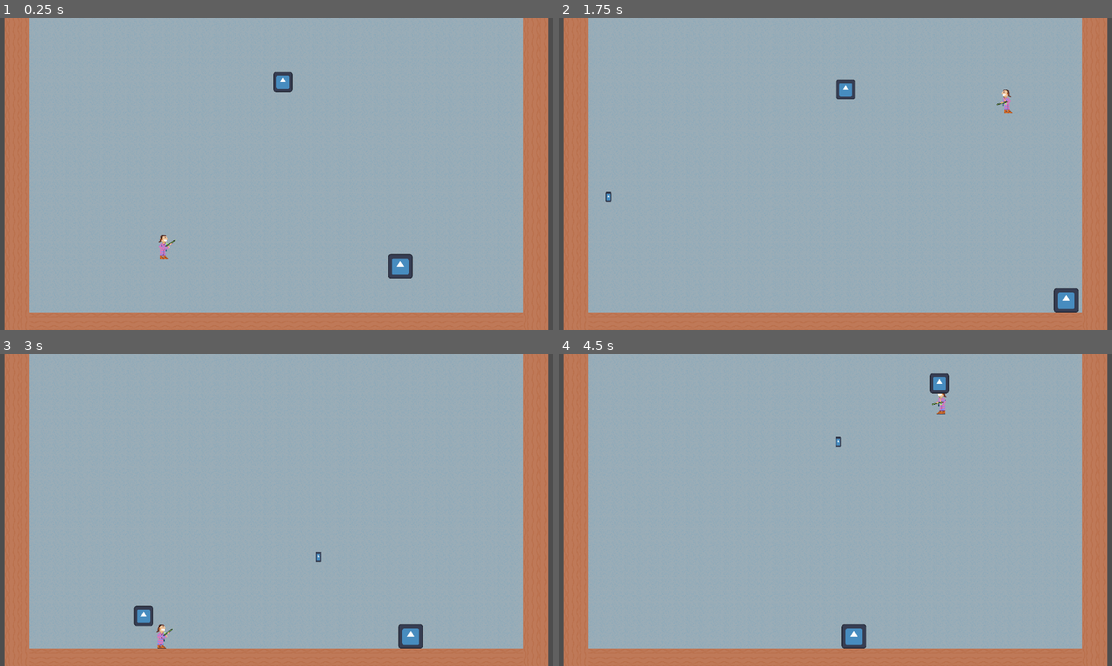
Above: before the commit, frames 1-4 (two rows, left to right).
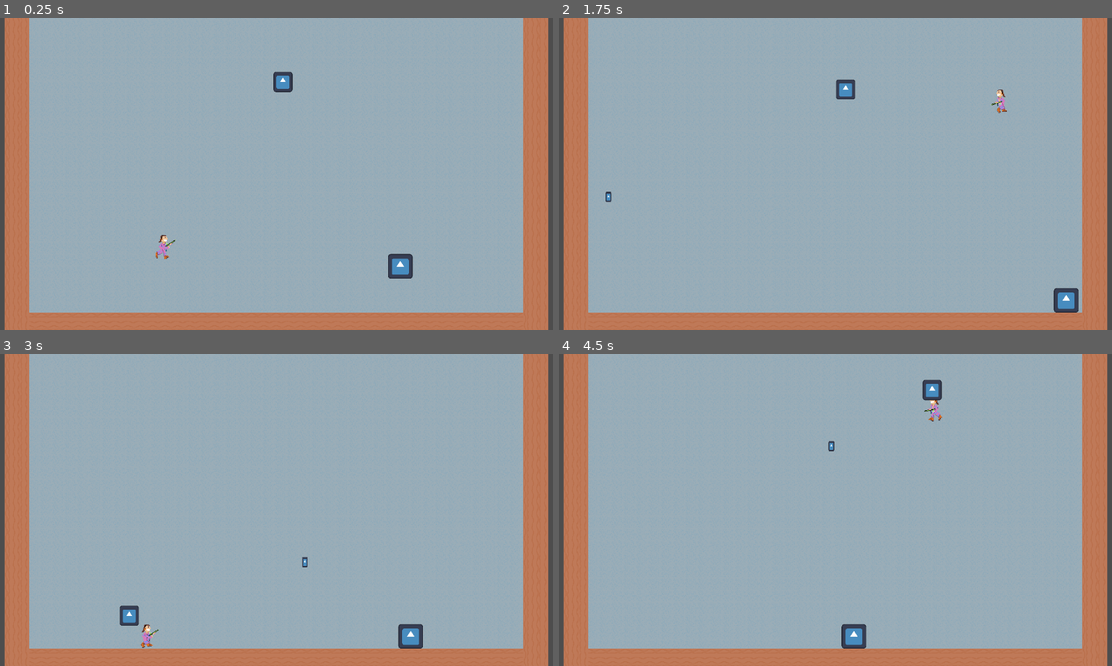
Above: after the commit, the same moments.

Repository: deruitda/ludum-dare-56
Game: Godot game, scene res://andrew_scene.tscn
Same seed, same stepped clock (60 frames per second), same inputs: the game is played once before the commit and once after it. The engine's default icon, where the game draws it, is replaced by a stand-in: a white triangle on a blue panel in a dark square.
Inputs (mouse positions are in pixels of both pictures, inside the frame that each line leads up to):
- Up to frame 1 (0.25 s): no input
- Up to frame 2 (1.75 s): move the mouse to (957, 158) at 0.52 s; hold D (move_right) from 0.53 s (still down); tap Space (jump) at 0.6, 0.77, 1.07, 1.52, 1.55 s; move the mouse to (724, 189) at 1.27 s; click (724, 189) at 1.35 s
- Up to frame 3 (3 s): tap Space (jump) at 1.82, 2.1 s; move the mouse to (331, 441) at 2.02 s; release D (move_right) at 2.03 s; hold A (move_left) 2.03-2.78 s; move the mouse to (248, 572) at 2.77 s; hold D (move_right) from 2.78 s (still down); click (248, 572) at 2.85 s
- Up to frame 4 (4.5 s): tap Space (jump) at 3.02, 3.05, 3.32, 3.6, 3.77, 4.07 s; move the mouse to (1001, 556) at 3.52 s; move the mouse to (669, 463) at 4.27 s; release D (move_right) at 4.28 s; hold A (move_left) from 4.28 s (still down); click (669, 463) at 4.35 s

The runs differ from the first frame. In frame 1, less than 0.1% of the frame differs, in the area x 28-31%, y 74-78%; in frame 2, 0.2%; in frame 3, 0.7%, in the area x 21-59%, y 63-95%; in frame 4, 0.6%.

Commit message:
fixing player

Diff:
--- a/scenes/player/player.gd
+++ b/scenes/player/player.gd
@@ -30,9 +30,12 @@
 		PlayerManager.remove_current_player()
 		queue_free()
 
-	if is_running:
+	if is_running and lower_body_sprite.animation != "running":
+		print("is running")
 		lower_body_sprite.play("running")
-	else:
+	elif is_idle and lower_body_sprite.animation != "idle":
+		print("is idle")
+
 		lower_body_sprite.play("idle")
 	pass
 
@@ -56,23 +59,24 @@
 
 	if not is_on_floor():
 		velocity_component.apply_gravity(delta)
+
 	if is_wall_jumping:
 		var wall_jumping_direction = Vector2.LEFT
 		if get_wall_normal().x > 0:
 			wall_jumping_direction = Vector2.RIGHT
 		velocity_component.apply_wall_jump(wall_jumping_direction)
-	if is_floor_jumping:
+	elif is_floor_jumping:
 		#is floor jumping
 		velocity_component.apply_floor_jump()
-	if is_wall_sliding:
+	elif is_wall_sliding:
 		#is wall sliding
 		velocity_component.apply_wall_slide()
-	if is_running:
+	elif is_running:
 		velocity_component.apply_run(left_right_input)
-	if is_in_air:
+	elif is_in_air:
 		velocity_component.apply_in_air_movement(direction_input, delta)
 
-	if is_idle:
+	elif is_idle:
 		velocity_component.apply_idle(delta)
 
 	velocity_component.do_character_move(self)
--- a/scenes/player/player.tscn
+++ b/scenes/player/player.tscn
@@ -8,6 +8,7 @@
 [ext_resource type="Script" path="res://scenes/gun/gun_pivot.gd" id="4_tvvnj"]
 [ext_resource type="Texture2D" uid="uid://b1kk41ddlbhgu" path="res://assets/sprites/rex/rex-upper-idle.png" id="7_3q747"]
 [ext_resource type="Script" path="res://scenes/entity_composition/hurt_box.gd" id="7_6ogm0"]
+[ext_resource type="Texture2D" uid="uid://cbfvo400gwdl4" path="res://assets/sprites/rex/rex-lower-run.png" id="7_p20d2"]
 [ext_resource type="Texture2D" uid="uid://brvnyb15boofo" path="res://assets/sprites/rex/rex-lower-idle.png" id="8_7mji7"]
 
 [sub_resource type="RectangleShape2D" id="RectangleShape2D_jr7co"]
@@ -61,11 +62,6 @@
 "loop": true,
 "name": &"idle",
 "speed": 5.0
-}, {
-"frames": [],
-"loop": true,
-"name": &"running",
-"speed": 5.0
 }]
 
 [sub_resource type="AtlasTexture" id="AtlasTexture_812st"]
@@ -91,6 +87,134 @@
 [sub_resource type="AtlasTexture" id="AtlasTexture_ehl2h"]
 atlas = ExtResource("8_7mji7")
 region = Rect2(320, 0, 64, 64)
+
+[sub_resource type="AtlasTexture" id="AtlasTexture_sm1xg"]
+atlas = ExtResource("7_p20d2")
+region = Rect2(0, 0, 64, 64)
+
+[sub_resource type="AtlasTexture" id="AtlasTexture_mvaic"]
+atlas = ExtResource("7_p20d2")
+region = Rect2(64, 0, 64, 64)
+
+[sub_resource type="AtlasTexture" id="AtlasTexture_ttcdm"]
+atlas = ExtResource("7_p20d2")
+region = Rect2(128, 0, 64, 64)
+
+[sub_resource type="AtlasTexture" id="AtlasTexture_5k77r"]
+atlas = ExtResource("7_p20d2")
+region = Rect2(192, 0, 64, 64)
+
+[sub_resource type="AtlasTexture" id="AtlasTexture_vpsro"]
+atlas = ExtResource("7_p20d2")
+region = Rect2(256, 0, 64, 64)
+
+[sub_resource type="AtlasTexture" id="AtlasTexture_ic63f"]
+atlas = ExtResource("7_p20d2")
+region = Rect2(320, 0, 64, 64)
+
+[sub_resource type="AtlasTexture" id="AtlasTexture_sx8lf"]
+atlas = ExtResource("7_p20d2")
+region = Rect2(384, 0, 64, 64)
+
+[sub_resource type="AtlasTexture" id="AtlasTexture_43qlt"]
+atlas = ExtResource("7_p20d2")
+region = Rect2(448, 0, 64, 64)
+
+[sub_resource type="AtlasTexture" id="AtlasTexture_jhb57"]
+atlas = ExtResource("7_p20d2")
+region = Rect2(512, 0, 64, 64)
+
+[sub_resource type="AtlasTexture" id="AtlasTexture_v7wbo"]
+atlas = ExtResource("7_p20d2")
+region = Rect2(576, 0, 64, 64)
+
+[sub_resource type="AtlasTexture" id="AtlasTexture_ln1d6"]
+atlas = ExtResource("7_p20d2")
+region = Rect2(640, 0, 64, 64)
+
+[sub_resource type="AtlasTexture" id="AtlasTexture_04eqq"]
+atlas = ExtResource("7_p20d2")
+region = Rect2(704, 0, 64, 64)
+
+[sub_resource type="AtlasTexture" id="AtlasTexture_ynejd"]
+atlas = ExtResource("7_p20d2")
+region = Rect2(768, 0, 64, 64)
+
+[sub_resource type="AtlasTexture" id="AtlasTexture_gka5s"]
+atlas = ExtResource("7_p20d2")
+region = Rect2(832, 0, 64, 64)
+
+[sub_resource type="AtlasTexture" id="AtlasTexture_isqr6"]
+atlas = ExtResource("7_p20d2")
+region = Rect2(896, 0, 64, 64)
+
+[sub_resource type="AtlasTexture" id="AtlasTexture_k5rh6"]
+atlas = ExtResource("7_p20d2")
+region = Rect2(960, 0, 64, 64)
+
+[sub_resource type="AtlasTexture" id="AtlasTexture_yeeei"]
+atlas = ExtResource("7_p20d2")
+region = Rect2(1024, 0, 64, 64)
+
+[sub_resource type="AtlasTexture" id="AtlasTexture_sebe2"]
+atlas = ExtResource("7_p20d2")
+region = Rect2(1088, 0, 64, 64)
+
+[sub_resource type="AtlasTexture" id="AtlasTexture_o0nc5"]
+atlas = ExtResource("7_p20d2")
+region = Rect2(1152, 0, 64, 64)
+
+[sub_resource type="AtlasTexture" id="AtlasTexture_6h4wn"]
+atlas = ExtResource("7_p20d2")
+region = Rect2(1216, 0, 64, 64)
+
+[sub_resource type="AtlasTexture" id="AtlasTexture_ju7pj"]
+atlas = ExtResource("7_p20d2")
+region = Rect2(1280, 0, 64, 64)
+
+[sub_resource type="AtlasTexture" id="AtlasTexture_b8xtc"]
+atlas = ExtResource("7_p20d2")
+region = Rect2(1344, 0, 64, 64)
+
+[sub_resource type="AtlasTexture" id="AtlasTexture_ma6pe"]
+atlas = ExtResource("7_p20d2")
+region = Rect2(1408, 0, 64, 64)
+
+[sub_resource type="AtlasTexture" id="AtlasTexture_jpdk0"]
+atlas = ExtResource("7_p20d2")
+region = Rect2(1472, 0, 64, 64)
+
+[sub_resource type="AtlasTexture" id="AtlasTexture_c7vpl"]
+atlas = ExtResource("7_p20d2")
+region = Rect2(1536, 0, 64, 64)
+
+[sub_resource type="AtlasTexture" id="AtlasTexture_of0ei"]
+atlas = ExtResource("7_p20d2")
+region = Rect2(1600, 0, 64, 64)
+
+[sub_resource type="AtlasTexture" id="AtlasTexture_wlnfw"]
+atlas = ExtResource("7_p20d2")
+region = Rect2(1664, 0, 64, 64)
+
+[sub_resource type="AtlasTexture" id="AtlasTexture_af7xt"]
+atlas = ExtResource("7_p20d2")
+region = Rect2(1728, 0, 64, 64)
+
+[sub_resource type="AtlasTexture" id="AtlasTexture_kntvy"]
+atlas = ExtResource("7_p20d2")
+region = Rect2(1792, 0, 64, 64)
+
+[sub_resource type="AtlasTexture" id="AtlasTexture_h5n3d"]
+atlas = ExtResource("7_p20d2")
+region = Rect2(1856, 0, 64, 64)
+
+[sub_resource type="AtlasTexture" id="AtlasTexture_barl1"]
+atlas = ExtResource("7_p20d2")
+region = Rect2(1920, 0, 64, 64)
+
+[sub_resource type="AtlasTexture" id="AtlasTexture_06xup"]
+atlas = ExtResource("7_p20d2")
+region = Rect2(1984, 0, 64, 64)
 
 [sub_resource type="SpriteFrames" id="SpriteFrames_n4ibw"]
 animations = [{
@@ -117,10 +241,106 @@
 "name": &"idle",
 "speed": 5.0
 }, {
-"frames": [],
+"frames": [{
+"duration": 1.0,
+"texture": SubResource("AtlasTexture_sm1xg")
+}, {
+"duration": 1.0,
+"texture": SubResource("AtlasTexture_mvaic")
+}, {
+"duration": 1.0,
+"texture": SubResource("AtlasTexture_ttcdm")
+}, {
+"duration": 1.0,
+"texture": SubResource("AtlasTexture_5k77r")
+}, {
+"duration": 1.0,
+"texture": SubResource("AtlasTexture_vpsro")
+}, {
+"duration": 1.0,
+"texture": SubResource("AtlasTexture_ic63f")
+}, {
+"duration": 1.0,
+"texture": SubResource("AtlasTexture_sx8lf")
+}, {
+"duration": 1.0,
+"texture": SubResource("AtlasTexture_43qlt")
+}, {
+"duration": 1.0,
+"texture": SubResource("AtlasTexture_jhb57")
+}, {
+"duration": 1.0,
+"texture": SubResource("AtlasTexture_v7wbo")
+}, {
+"duration": 1.0,
+"texture": SubResource("AtlasTexture_ln1d6")
+}, {
+"duration": 1.0,
+"texture": SubResource("AtlasTexture_04eqq")
+}, {
+"duration": 1.0,
+"texture": SubResource("AtlasTexture_ynejd")
+}, {
+"duration": 1.0,
+"texture": SubResource("AtlasTexture_gka5s")
+}, {
+"duration": 1.0,
+"texture": SubResource("AtlasTexture_isqr6")
+}, {
+"duration": 1.0,
+"texture": SubResource("AtlasTexture_k5rh6")
+}, {
+"duration": 1.0,
+"texture": SubResource("AtlasTexture_yeeei")
+}, {
+"duration": 1.0,
+"texture": SubResource("AtlasTexture_sebe2")
+}, {
+"duration": 1.0,
+"texture": SubResource("AtlasTexture_o0nc5")
+}, {
+"duration": 1.0,
+"texture": SubResource("AtlasTexture_6h4wn")
+}, {
+"duration": 1.0,
+"texture": SubResource("AtlasTexture_ju7pj")
+}, {
+"duration": 1.0,
+"texture": SubResource("AtlasTexture_b8xtc")
+}, {
+"duration": 1.0,
+"texture": SubResource("AtlasTexture_ma6pe")
+}, {
+"duration": 1.0,
+"texture": SubResource("AtlasTexture_jpdk0")
+}, {
+"duration": 1.0,
+"texture": SubResource("AtlasTexture_c7vpl")
+}, {
+"duration": 1.0,
+"texture": SubResource("AtlasTexture_of0ei")
+}, {
+"duration": 1.0,
+"texture": SubResource("AtlasTexture_wlnfw")
+}, {
+"duration": 1.0,
+"texture": SubResource("AtlasTexture_af7xt")
+}, {
+"duration": 1.0,
+"texture": SubResource("AtlasTexture_kntvy")
+}, {
+"duration": 1.0,
+"texture": SubResource("AtlasTexture_h5n3d")
+}, {
+"duration": 1.0,
+"texture": SubResource("AtlasTexture_barl1")
+}, {
+"duration": 1.0,
+"texture": SubResource("AtlasTexture_06xup")
+}],
 "loop": true,
 "name": &"running",
-"speed": 5.0
+"speed": 50.0
 }]
 
 [node name="Player" type="CharacterBody2D" node_paths=PackedStringArray("lower_body_sprite", "velocity_component")]
@@ -162,7 +382,7 @@
 [node name="LowerBody" type="AnimatedSprite2D" parent="Body"]
 sprite_frames = SubResource("SpriteFrames_n4ibw")
 animation = &"running"
-autoplay = "idle"
+autoplay = "running"
 
 [node name="GunPivot" type="Node2D" parent="." node_paths=PackedStringArray("gun", "upper_body_sprite")]
 rotation = 1.5708
Not shown: 1 places in scenes/player/player.tscn that only renumber resources
